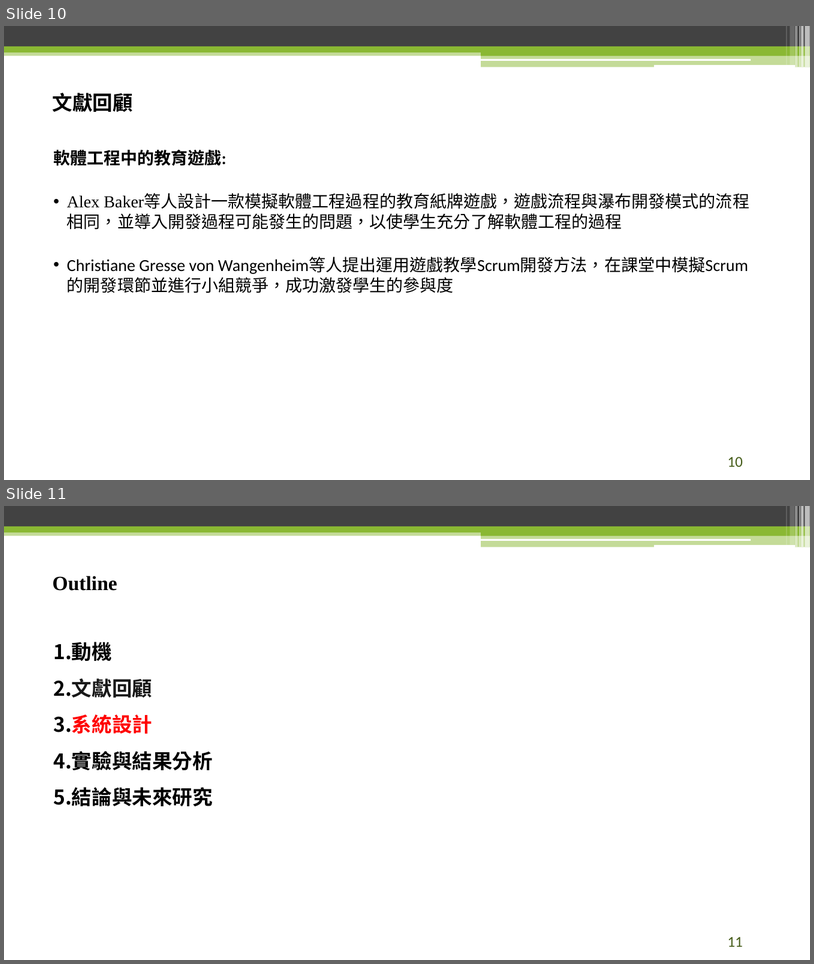
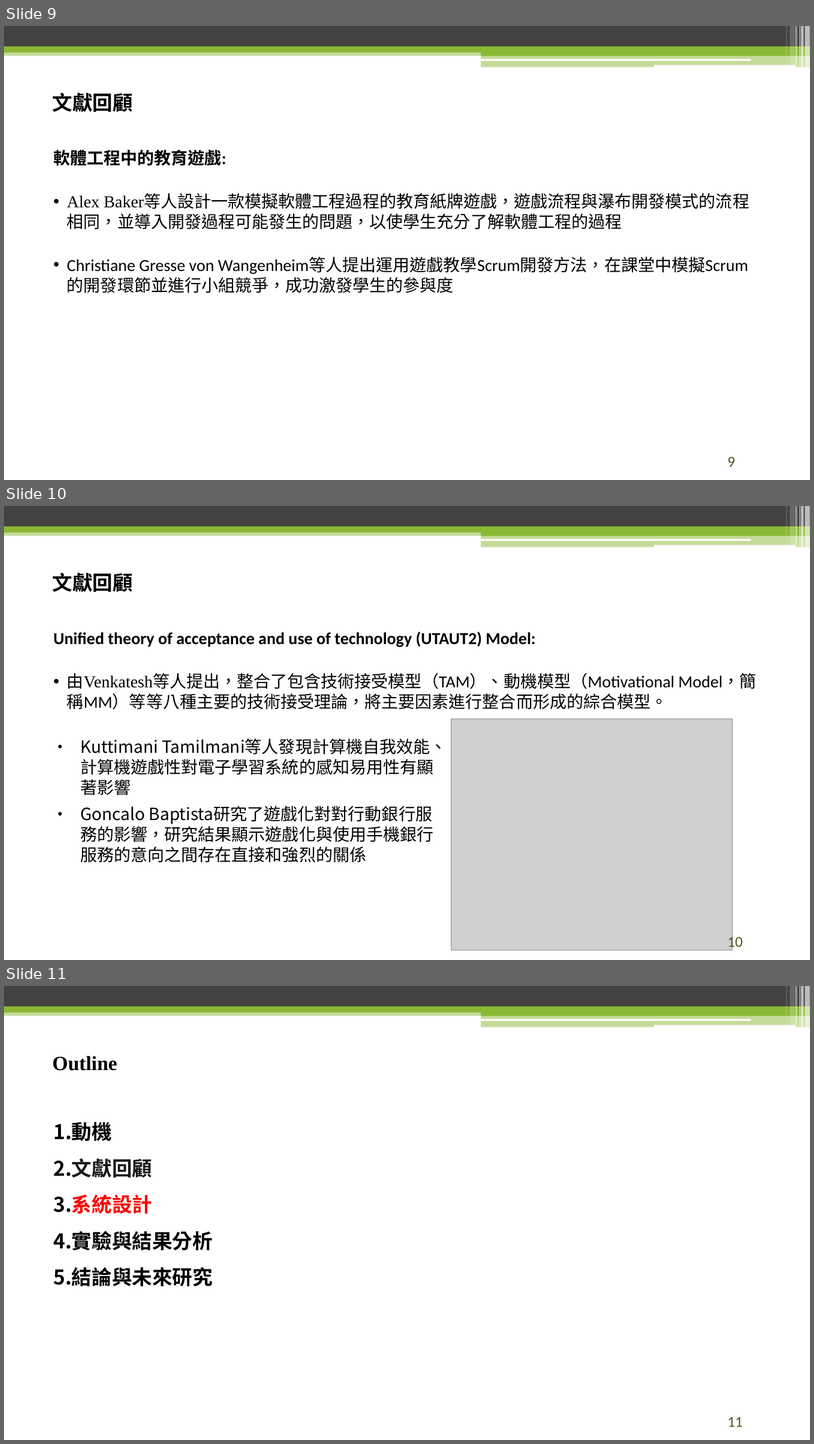
Before and after one commit to raknza/Master-Thesis, a slide deck: 論文口試.pptx. Shown one above the other, each under a label of ours: slides 10 and 11 before the commit, slides 9, 10 and 11 after it. The pictures are 814x964 and 814x1444 pixels, drawn with LibreOffice and Linux fonts; fonts in the diff are those of the drawing; grey boxes stand for pictures; background and template pictures are left out. Boxes give left, top, right and bottom in pixels: in the first picture for what was removed or moved away, otherwise in the second. Text is boxed around its words. In the diff, an @@ line names an element or a change of style, - is before the commit and + after.

```diff
--- a/論文口試.pptx
+++ b/論文口試.pptx
@@ slide 10 added at <box>4,506,810,960</box>, background #FFFFFF; not listed: 13 template elements that a slide beside it also shows @@
@@ title added at <box>53,573,133,592</box>, 24 pt, text #000000, bold @@
+文獻回顧
@@ text added at <box>53,631,756,709</box>, 20 pt, text #000000 @@
+Unified theory of acceptance and use of technology (UTAUT2) Model:
+• 由Venkatesh等人提出，整合了包含技術接受模型（TAM）、動機模型（Motivational Model，簡稱MM）等等八種主要的技術接受理論，將主要因素進行整合而形成的綜合模型。
@@ picture added at <box>452,719,734,950</box> @@
@@ text added at <box>80,738,447,862</box>, 20 pt, text #000000 @@
+• Kuttimani Tamilmani等人發現計算機自我效能、計算機遊戲性對電子學習系統的感知易用性有顯著影響
+• Goncalo Baptista研究了遊戲化對對行動銀行服務的影響，研究結果顯示遊戲化與使用手機銀行服務的意向之間存在直接和強烈的關係
@@ page number added at <box>728,934,743,950</box>, 18 pt, text #455C19 @@
+10
@@ what was slide 10 is now slide 9 @@
@@ page number at <box>728,456,735,466</box>: text changed @@
-10
+9
```
Also in this commit, not shown: 2 slides changed, 1 other slide added, 1 slide removed.
